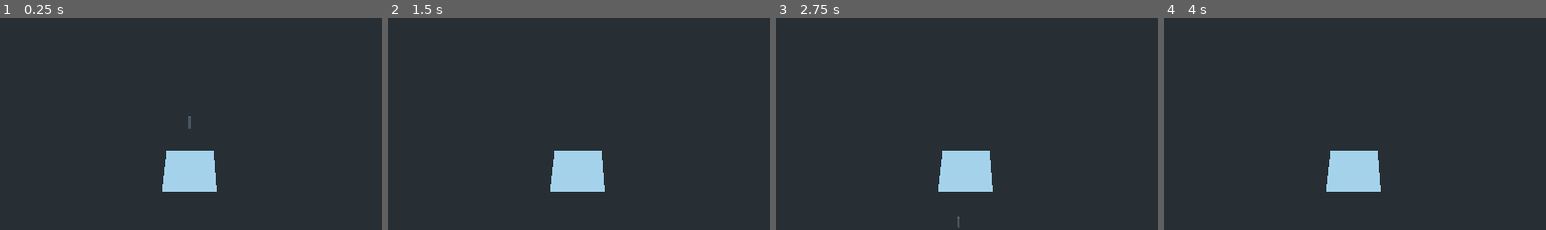
Above: before the commit, frames 1-4 (left to right).
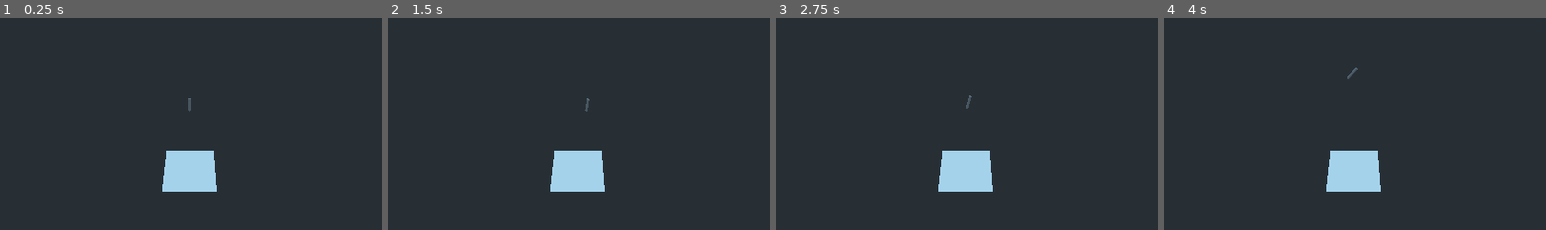
Above: after the commit, the same moments.

Repository: rdaa/AIRLander
Game: Godot game, scene res://Main.tscn
The game is run twice, just before and just after one commit, with the same random seed, the same clock (stepped at 60 frames per second) and the same inputs.
Inputs:
- Up to frame 1 (0.25 s): no input
- Up to frame 2 (1.5 s): tap Enter at 0.5 s; hold Right (ui_right) 0.53-1.28 s; tap Space at 1.25 s; hold Left (ui_left) from 1.28 s (still down)
- Up to frame 3 (2.75 s): release Left (ui_left) at 2.03 s; hold Right (ui_right) from 2.03 s (still down)
- Up to frame 4 (4 s): tap Enter at 2.75 s; tap Space at 3.5 s; release Right (ui_right) at 3.53 s; hold Left (ui_left) from 3.53 s (still down)
The pictures show only the part of the screen within x 24-74%, y 50-100%; the shares and areas given below are measured in that part.

The runs differ from the first frame. In frame 1, less than 0.1% of the frame differs, in the area x 49-50%, y 37-53%; in frame 2, less than 0.1%; in frame 3, less than 0.1%; in frame 4, less than 0.1%.

Commit message:
playable

Diff:
--- a/AIRLander/Main.gd
+++ b/AIRLander/Main.gd
@@ -8,7 +8,7 @@
 onready var Starship_scene = preload("res://Starship.tscn")
 
 var pos = Vector2(200.0,10.0)
-var vel = Vector2(0.0,200.0)
+var vel = Vector2(0.0,0.0)
 var gamma = Vector2(0.0,0.0)
 var theta = 90
 var s1
--- a/AIRLander/Starship.gd
+++ b/AIRLander/Starship.gd
@@ -24,7 +24,7 @@
 var ri
 var Dt
 var g
-
+var Q
 
 onready var ss = preload("res://Starship.tscn").instance()
 onready var perceptron = load("res://Neuron.gd")
@@ -74,12 +74,12 @@
 	I2D = Itensor.x.x #El valor que vamos a usar en el problema 2D, es la única dirección en la que lo giraremos
 #	print(I2D)
 	beta = 0.7 #Ángulo de la tobera del motor respecto al eje longitudinal
-	Ftmax = 1200000  #Máximo empuje del motor cohete
+	Ftmax = 1000000  #Máximo empuje del motor cohete
 	g = 10
 
 	#RCS -- en el extremo superior, apuntando a -x y +x
 	Frcs = [Vector2(-15000,0),Vector2(15000,0)] #Vectores de empuje del control de actitud (RCS)
-	RCS = [0,1] #indica qué RCS están activos (1) e inactivos (0)
+	RCS = [0,0] #indica qué RCS están activos (1) e inactivos (0)
 	d_rcs = h/2 #distancia de los rcs respecto al CG (h/2---- extremo superior del cohete)
 
 
@@ -87,6 +87,7 @@
 	ri = [] #Brazos de las fuerzas respecto al CM (para calcular los momentos)
 	Dt = 0.1 #Paso de tiempo en segundos
 
+	Q = []
 
 
 	var Sfuerzas = Vector2(0.0,0.0)
@@ -101,17 +102,21 @@
 	var perceptron1 = perceptron.new([-0.5,-0.5],0)
 	print("perceptron")
 	print(perceptron1.compute([0.5,1]))
-	NN1 = NN.new()
-	NN1.configure()
-	procesarNN()
+	#NN1 = NN.new()
+	#NN1.configure()
+	#procesarNN()
 	r = Vector2(0.0,300.0)
-	v = Vector2(0.0,-50.0)
+	v = Vector2(0.0,0.0)
 	#ssrot.rotation.z  = deg2rad(theta)
 
 func update():
 	#TODO: aplicar fuerzas, cambiar acc,
-	procesarNN()
-
+	#procesarNN()
+	beta = 0
+	if Input.is_action_pressed("ui_right"):
+		beta = -1.0
+	if Input.is_action_pressed("ui_left"):
+		beta = 1.0
 	#clear f
 	fuerzas = []
 	ri = []
@@ -141,6 +146,8 @@
 		alpha += ri[i].cross(fuerzas[i]) #
 #		print("Cross")
 #		print(ri[i].cross(fuerzas[i]))
+
+
 	alpha /= I2D
 	#velocidad
 	v += gamma*Dt
@@ -157,6 +164,11 @@
 
 
 
+func calcularQ():
+	var matriz = []
+	matriz.append([cos(deg2rad(theta)), -sin(deg2rad(theta))])
+	matriz.append([sin(deg2rad(theta)), cos(deg2rad(theta))])
+	return matriz
 
 func applyThrust(beta):
 	var betarad = deg2rad(beta)
